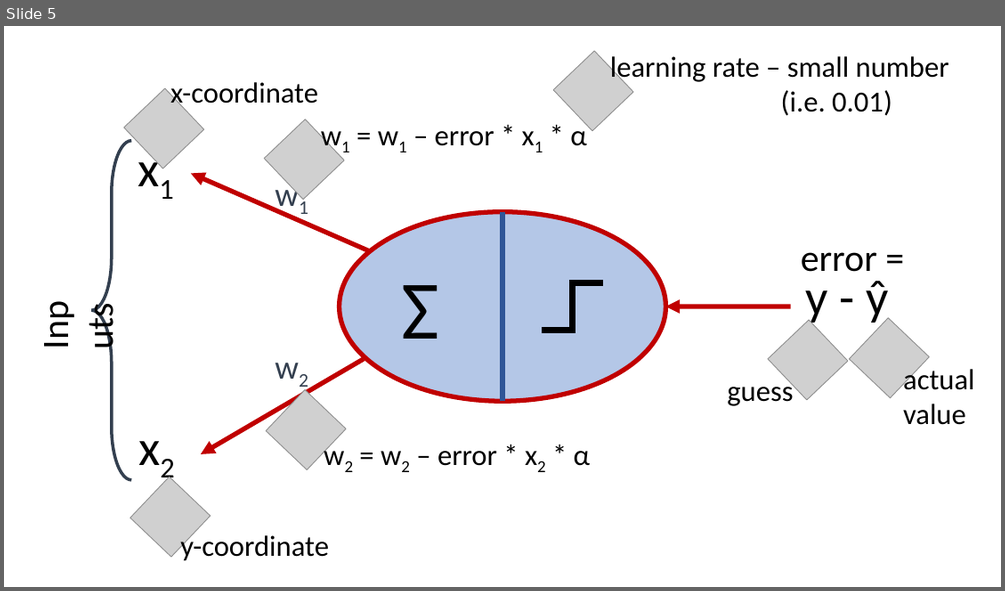
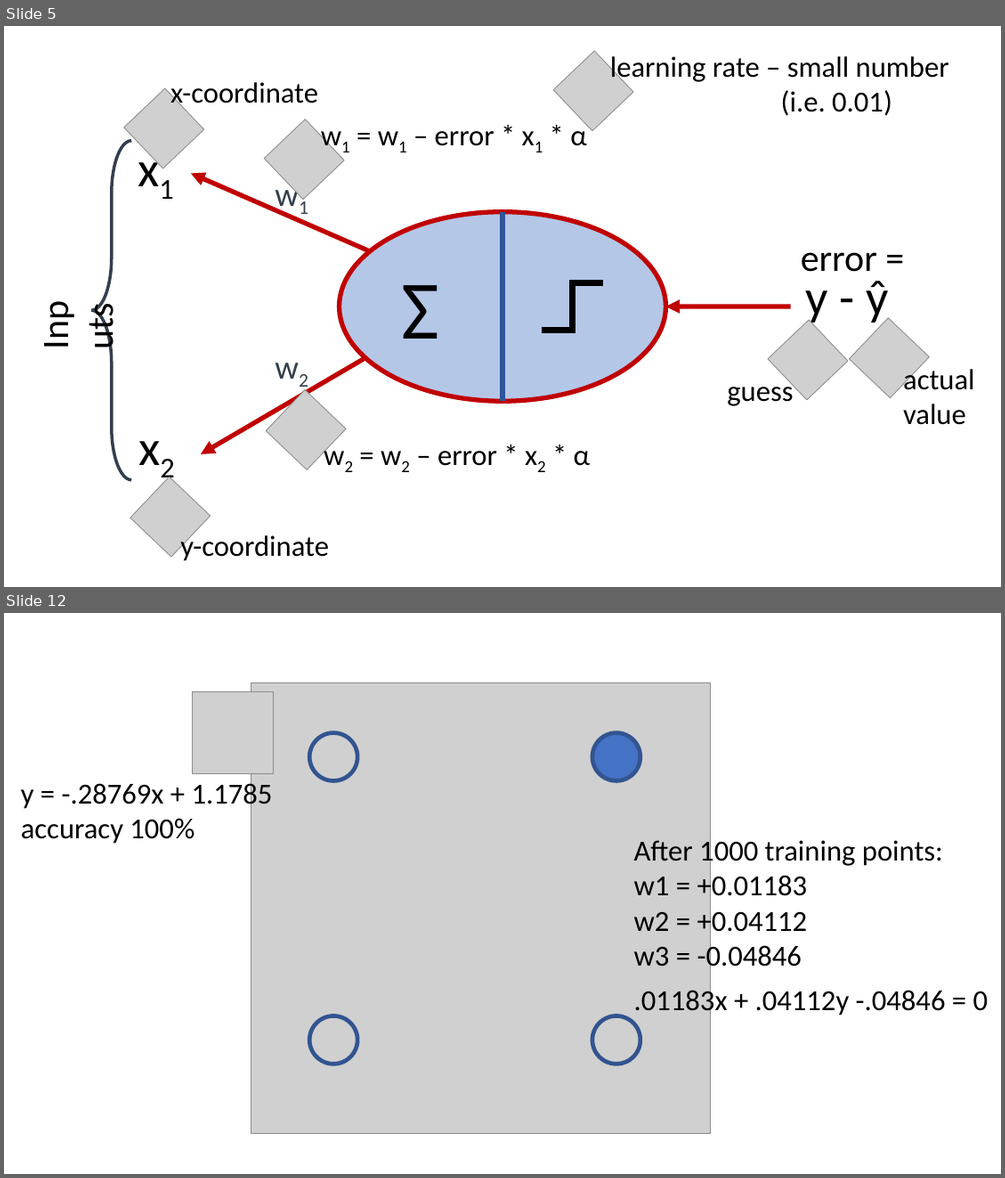
Before and after one commit to mdcramer/Simple-Perceptron-Network, a slide deck: Simple Perceptron Networks.pptx. Shown one above the other, each under a label of ours: slide 5 before the commit, slides 5 and 12 after it; the slides between them are not shown. The pictures are 1005x591 and 1005x1178 pixels, drawn with LibreOffice and Linux fonts; fonts in the diff are those of the drawing; grey boxes stand for pictures. Boxes give left, top, right and bottom in pixels: in the first picture for what was removed or moved away, otherwise in the second. Text is boxed around its words. In the diff, an @@ line names an element or a change of style, - is before the commit and + after.

Commit message:
more slides and minor code tweaks
minor changes to code. reduced some training loops to 1000 examples. altered some training loops to use network() as opposed to feed_forward(). many new slides in presentation.

```diff
--- a/Simple Perceptron Networks.pptx
+++ b/Simple Perceptron Networks.pptx
@@ slide 12 added at [4,613,1001,1174], background #FFFFFF @@
@@ picture added at [192,692,273,774] @@
@@ picture added at [251,683,711,1133] @@
@@ ellipse added at [310,732,357,780], outline #325491 4 pt @@
@@ ellipse added at [592,732,640,780], fill #4472C4, outline #325491 4 pt @@
@@ text added at [21,779,273,844], 28 pt, text #000000 @@
+y = -.28769x + 1.1785
+accuracy 100%
@@ text added at [634,837,943,973], 28 pt, text #000000 @@
+After 1000 training points:
+w1 = +0.01183
+w2 = +0.04112
+w3 = -0.04846
@@ text added at [634,987,988,1018], 28 pt, text #000000 @@
+.01183x + .04112y -.04846 = 0
@@ ellipse added at [310,1016,357,1064], outline #325491 4 pt @@
@@ ellipse added at [592,1016,640,1064], outline #325491 4 pt @@
```
Also in this commit, not shown: 6 slides changed, 10 other slides added, 1 other file.
